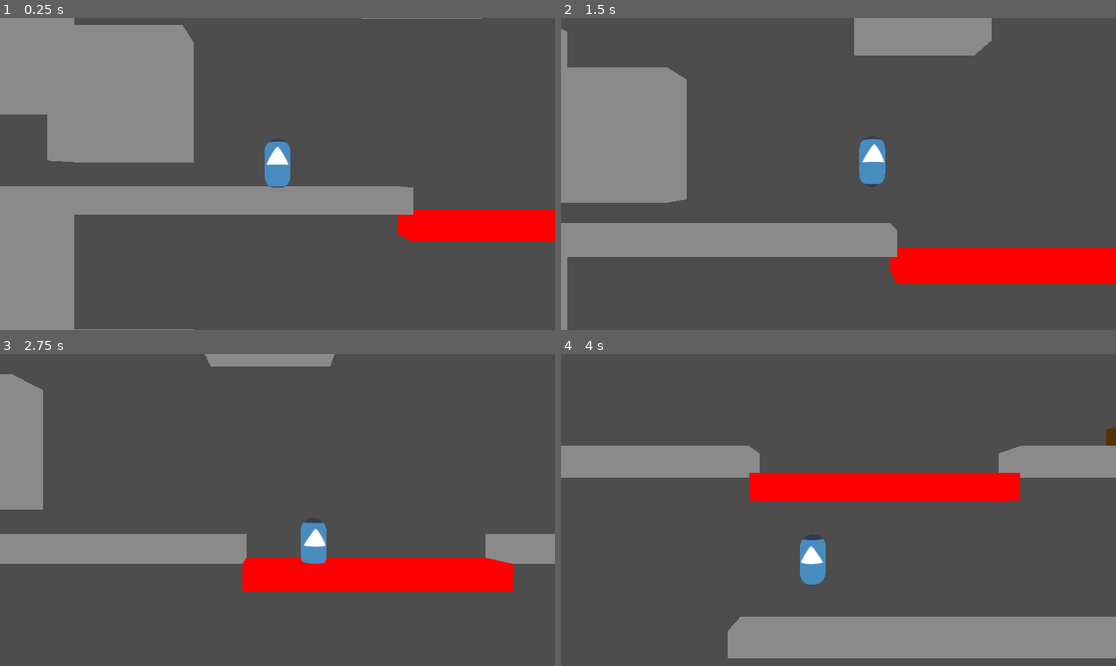
Above: before the commit, frames 1-4 (two rows, left to right).
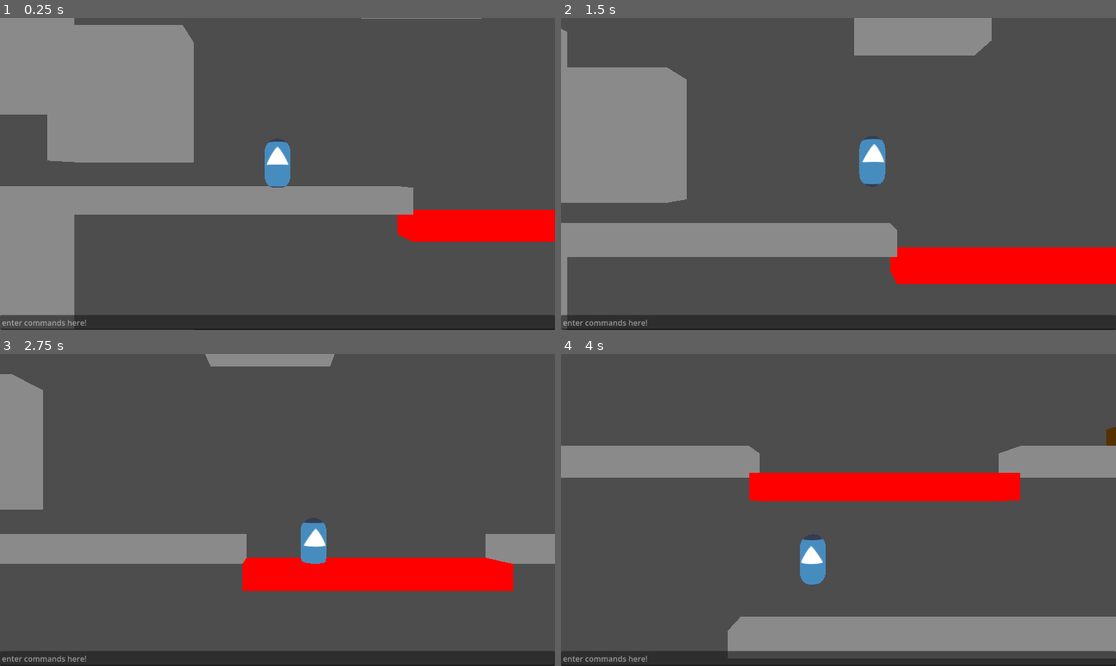
Above: after the commit, the same moments.

Repository: Minish-Link/MVM-31
Game: Godot game, scene res://levels/testing_level.tscn
Same seed, same stepped clock (60 frames per second), same inputs: the game is played once before the commit and once after it. The engine's default icon, where the game draws it, is replaced by a stand-in: a white triangle on a blue panel in a dark square.
Inputs:
- Up to frame 1 (0.25 s): no input
- Up to frame 2 (1.5 s): tap Enter at 0.5 s; hold Right (move_right) 0.53-1.28 s; hold Shift (slide) 0.53-1.28 s; tap Space (jump) at 0.77 s; tap Ctrl at 0.8, 1.35 s; hold Down (move_down) from 1.28 s (still down)
- Up to frame 3 (2.75 s): tap Space (jump) at 1.52 s; tap R at 1.55 s; release Down (move_down) at 2.03 s; hold Right (move_right) from 2.03 s (still down); hold R from 2.03 s (still down); tap I at 2.3 s
- Up to frame 4 (4 s): release Right (move_right) at 2.78 s; release R at 2.78 s; hold Up (move_up) 2.78-3.53 s; tap I at 2.85 s; tap Space (jump) at 3.02, 3.77 s; tap Shift (slide) at 3.05 s; hold Left (move_left) from 3.53 s (still down); hold Ctrl from 3.53 s (still down); tap X (attack) at 3.6 s

The runs differ from the first frame. In frame 1, 4.6% of the frame differs, in the area x 0-100%, y 95-100%; in frame 2, 4.6%; in frame 3, 4.6%; in frame 4, 4.8%.
Error before the commit: Invalid access to property or key 'HealthDepleted' on a base object of type 'Node (HealthComponent)'. (res://objects/environment/breakable_object.gd:9)

Commit message:
Debug command line
Added a text line for entering debug commands
Added help and noclip functions

Removed redundant second reload_current_scene call in debug.gd
Removed key inputs for give and reset commands

Diff:
--- a/objects/environment/breakable_object.gd
+++ b/objects/environment/breakable_object.gd
@@ -6,6 +6,6 @@
 # Called when the node enters the scene tree for the first time.
 func _ready() -> void:
 	if health:
-		health.HealthDepleted.connect(queue_free)
+		health.on_death.connect(queue_free)
 	if hitbox:
 		hitbox.health_component = health
--- a/objects/player/PlayerCharacter.tscn
+++ b/objects/player/PlayerCharacter.tscn
@@ -19,7 +19,8 @@
 [ext_resource type="Script" uid="uid://dxt11slodk5ai" path="res://objects/player/states/grapple.gd" id="15_0ajwu"]
 [ext_resource type="Script" uid="uid://bwnerw0mo0hjj" path="res://objects/player/states/shoot.gd" id="16_4hx4m"]
 [ext_resource type="Script" uid="uid://dohgs4517tf6h" path="res://objects/player/states/hurt.gd" id="17_kuxqi"]
-[ext_resource type="Script" path="res://objects/player/player_debug.gd" id="20_11qm3"]
+[ext_resource type="Script" uid="uid://badexb04ko27r" path="res://objects/player/no_clip.gd" id="18_76nb4"]
+[ext_resource type="Script" uid="uid://c7bvm1q0jio3e" path="res://objects/player/player_debug.gd" id="20_11qm3"]
 
 [sub_resource type="CapsuleShape3D" id="CapsuleShape3D_ski25"]
 radius = 0.45
@@ -65,20 +66,20 @@
 
 [node name="Idle" type="Node" parent="StateMachine" unique_id=1202406028 node_paths=PackedStringArray("allowed_exit_states")]
 script = ExtResource("4_2r7dn")
-allowed_exit_states = [NodePath("../BasicAttack"), NodePath( …(210 unchanged characters)… Path("../Grapple"), NodePath("../Shoot")]
+allowed_exit_states = [NodePath("../BasicAttack"), NodePath( …(210 unchanged characters)… Path("../Grapple"), NodePath("../Shoot"), NodePath("../NoClip")]
 
 [node name="Walk" type="Node" parent="StateMachine" unique_id=482518256 node_paths=PackedStringArray("allowed_exit_states")]
 script = ExtResource("5_id1qo")
-allowed_exit_states = [NodePath("../Idle"), NodePath("../Jump"), NodePath("../Slide"), NodePath("../BasicAttack"), NodePath("../Fall"), NodePath("../Death"), NodePath("../VoidOut"), NodePath("../Hurt"), NodePath("../Shoot"), NodePath("../Grapple")]
+allowed_exit_states = [NodePath("../Idle"), NodePath("../Jump"), NodePath("../Slide"), NodePath("../BasicAttack"), NodePath("../Fall"), NodePath("../Death"), NodePath("../VoidOut"), NodePath("../Hurt"), NodePath("../Shoot"), NodePath("../Grapple"), NodePath("../NoClip")]
 
 [node name="Jump" type="Node" parent="StateMachine" unique_id=321111278 node_paths=PackedStringArray("allowed_exit_states")]
 script = ExtResource("6_uqdnk")
-allowed_exit_states = [NodePath("../Idle"), NodePath("../Walk"), NodePath("../Fall"), NodePath("../BasicAttack"), NodePath("../Death"), NodePath("../VoidOut"), NodePath("../Grapple"), NodePath("../Shoot"), NodePath("../Hurt")]
+allowed_exit_states = [NodePath("../Idle"), NodePath("../Walk"), NodePath("../Fall"), NodePath("../BasicAttack"), NodePath("../Death"), NodePath("../VoidOut"), NodePath("../Grapple"), NodePath("../Shoot"), NodePath("../Hurt"), NodePath("../NoClip")]
 
 [node name="Slide" type="Node" parent="StateMachine" unique_id=2011431557 node_paths=PackedStringArray("allowed_exit_states")]
 script = ExtResource("7_jnw1j")
 SLIDE_ACCELERATION = 2.0
-allowed_exit_states = [NodePath("../Idle"), NodePath("../Walk"), NodePath("../Jump"), NodePath("../Fall"), NodePath("../Hurt"), NodePath("../VoidOut"), NodePath("../Death")]
+allowed_exit_states = [NodePath("../Idle"), NodePath("../Walk"), NodePath("../Jump"), NodePath("../Fall"), NodePath("../Hurt"), NodePath("../VoidOut"), NodePath("../Death"), NodePath("../NoClip")]
 
 [node name="BasicAttack" type="Node" parent="StateMachine" unique_id=823881416 node_paths=PackedStringArray("delay_timer", "cooldown_timer", "exit_timer", "allowed_exit_states")]
 script = ExtResource("8_7t6o0")
@@ -87,7 +88,7 @@
 delay_timer = NodePath("DelayTimer")
 cooldown_timer = NodePath("CooldownTimer")
 exit_timer = NodePath("ExitTimer")
-allowed_exit_states = [NodePath("../Idle"), NodePath("../Walk"), NodePath("../Fall"), NodePath("../Jump"), NodePath("../Hurt"), NodePath("../Death"), NodePath("../VoidOut")]
+allowed_exit_states = [NodePath("../Idle"), NodePath("../Walk"), NodePath("../Fall"), NodePath("../Jump"), NodePath("../Hurt"), NodePath("../Death"), NodePath("../VoidOut"), NodePath("../NoClip")]
 
 [node name="DelayTimer" type="Timer" parent="StateMachine/BasicAttack" unique_id=1899378193]
 one_shot = true
@@ -100,14 +101,14 @@
 
 [node name="Fall" type="Node" parent="StateMachine" unique_id=805685856 node_paths=PackedStringArray("allowed_exit_states")]
 script = ExtResource("9_uqdnk")
-allowed_exit_states = [NodePath("../Idle"), NodePath("../Walk"), NodePath("../BasicAttack"), NodePath("../Death"), NodePath("../VoidOut"), NodePath("../Hurt"), NodePath("../Shoot"), NodePath("../Grapple")]
+allowed_exit_states = [NodePath("../Idle"), NodePath("../Walk"), NodePath("../BasicAttack"), NodePath("../Death"), NodePath("../VoidOut"), NodePath("../Hurt"), NodePath("../Shoot"), NodePath("../Grapple"), NodePath("../NoClip")]
 
 [node name="Death" type="Node" parent="StateMachine" unique_id=1851708392]
 script = ExtResource("10_ceup0")
 
 [node name="Rest" type="Node" parent="StateMachine" unique_id=1453329594 node_paths=PackedStringArray("allowed_exit_states")]
 script = ExtResource("11_kuxqi")
-allowed_exit_states = [NodePath("../Idle"), NodePath("../Hurt"), NodePath("../VoidOut"), NodePath("../Death")]
+allowed_exit_states = [NodePath("../Idle"), NodePath("../Hurt"), NodePath("../VoidOut"), NodePath("../Death"), NodePath("../NoClip")]
 
 [node name="VoidOut" type="Node" parent="StateMachine" unique_id=46147751 node_paths=PackedStringArray("allowed_exit_states")]
 script = ExtResource("12_11qm3")
@@ -115,22 +116,27 @@
 
 [node name="Hack" type="Node" parent="StateMachine" unique_id=1306084150 node_paths=PackedStringArray("allowed_exit_states")]
 script = ExtResource("13_76nb4")
-allowed_exit_states = [NodePath("../Idle"), NodePath("../Hurt"), NodePath("../VoidOut"), NodePath("../Death")]
+allowed_exit_states = [NodePath("../Idle"), NodePath("../Hurt"), NodePath("../VoidOut"), NodePath("../Death"), NodePath("../NoClip")]
 
 [node name="Talk" type="Node" parent="StateMachine" unique_id=355519800 node_paths=PackedStringArray("allowed_exit_states")]
 script = ExtResource("14_28773")
-allowed_exit_states = [NodePath("../Idle"), NodePath("../Hurt"), NodePath("../VoidOut"), NodePath("../Death")]
+allowed_exit_states = [NodePath("../Idle"), NodePath("../Hurt"), NodePath("../VoidOut"), NodePath("../Death"), NodePath("../NoClip")]
 
 [node name="Grapple" type="Node" parent="StateMachine" unique_id=913928586 node_paths=PackedStringArray("allowed_exit_states")]
 script = ExtResource("15_0ajwu")
-allowed_exit_states = [NodePath("../Idle"), NodePath("../Walk"), NodePath("../Jump"), NodePath("../Fall"), NodePath("../Hurt"), NodePath("../VoidOut"), NodePath("../Death")]
+allowed_exit_states = [NodePath("../Idle"), NodePath("../Walk"), NodePath("../Jump"), NodePath("../Fall"), NodePath("../Hurt"), NodePath("../VoidOut"), NodePath("../Death"), NodePath("../NoClip")]
 
 [node name="Shoot" type="Node" parent="StateMachine" unique_id=2141871254 node_paths=PackedStringArray("allowed_exit_states")]
 script = ExtResource("16_4hx4m")
-allowed_exit_states = [NodePath("../Idle"), NodePath("../Walk"), NodePath("../Jump"), NodePath("../Fall"), NodePath("../Death"), NodePath("../VoidOut"), NodePath("../Hurt")]
+allowed_exit_states = [NodePath("../Idle"), NodePath("../Walk"), NodePath("../Jump"), NodePath("../Fall"), NodePath("../Death"), NodePath("../VoidOut"), NodePath("../Hurt"), NodePath("../NoClip")]
 
-[node name="Hurt" type="Node" parent="StateMachine" unique_id=550127653]
+[node name="Hurt" type="Node" parent="StateMachine" unique_id=550127653 node_paths=PackedStringArray("allowed_exit_states")]
 script = ExtResource("17_kuxqi")
+allowed_exit_states = [NodePath("../NoClip"), NodePath("../Idle"), NodePath("../Walk"), NodePath("../Jump"), NodePath("../Fall"), NodePath("../VoidOut"), NodePath("../Death")]
+
+[node name="NoClip" type="Node" parent="StateMachine" unique_id=436181135 node_paths=PackedStringArray("allowed_exit_states")]
+script = ExtResource("18_76nb4")
+allowed_exit_states = [NodePath("../Idle"), NodePath("../Walk"), NodePath("../Jump"), NodePath("../Fall"), NodePath("../Death"), NodePath("../Hurt"), NodePath("../VoidOut")]
 
 [node name="HealthComponent" parent="." unique_id=1758599706 instance=ExtResource("5_3n5ai")]
 
@@ -141,5 +147,20 @@
 unique_name_in_owner = true
 transform = Transform3D(1, 0, 0, 0, 1, 0, 0, 0, 1, 1.75, 0, 0)
 
-[node name="Node3D" type="Node3D" parent="." unique_id=1848797888]
+[node name="Debug" type="Node3D" parent="." unique_id=1848797888]
+visible = false
 script = ExtResource("20_11qm3")
+
+[node name="CommandLine" type="LineEdit" parent="Debug" unique_id=982768073]
+anchors_preset = 12
+anchor_top = 1.0
+anchor_right = 1.0
+anchor_bottom = 1.0
+offset_top = -31.0
+grow_horizontal = 2
+grow_vertical = 0
+size_flags_vertical = 8
+placeholder_text = "enter commands here!"
+
+[connection signal="editing_toggled" from="Debug/CommandLine" to="Debug" method="_on_command_line_editing_toggled"]
+[connection signal="text_submitted" from="Debug/CommandLine" to="Debug" method="_on_line_edit_text_submitted"]
--- /dev/null
+++ b/objects/player/no_clip.gd
@@ -0,0 +1,12 @@
+extends State
+
+func _update(delta: float) -> void:
+	if not PlayerCharacter.noclip_enabled:
+		Transitioned.emit(self, PlayerCharacter.get_next_move_state())
+
+func _enter() -> void:
+	print("entering noclip state")
+	PlayerCharacter.set_collision(false)
+
+func _exit() -> void:
+	PlayerCharacter.set_collision(true)
--- a/objects/player/player_character.gd
+++ b/objects/player/player_character.gd
@@ -22,7 +22,6 @@
 @export var bufferable_inputs: Array[String]
 var input_buffers: Dictionary[String, Timer]
 
-
 var horizontal_input_allowed := true
 var can_fall := true
 var input_dir := Vector2.ZERO
@@ -30,6 +29,14 @@
 var facing_dir := 1.0
 
 var can_attack := true
+
+#debug stuff
+var accepting_player_inputs := true
+var noclip_enabled: bool = false:
+	set(value):
+		noclip_enabled = value
+		if noclip_enabled:
+			state_machine.attempt_force_state_change("noclip")
 
 func _ready() -> void:
 	#state_machine.sm_init(self)
@@ -50,6 +57,11 @@
 		input_buffers[i_name.to_lower()] = new_timer
 
 func _physics_process(delta: float) -> void:
+	if not accepting_player_inputs:
+		return
+	if noclip_enabled:
+		_handle_noclip(delta)
+		return
 	_buffer_all_inputs()
 	_handle_slide()
 	_handle_attack()
@@ -102,6 +114,9 @@
 	move_and_slide()
 
 func _handle_attack() -> void:
+	if not WorldData.has_item("Attack"):
+		return
+
 	if not is_input_buffered("attack"):
 		return
 
@@ -158,3 +173,12 @@
 func _on_take_damage(_damage: float) -> void:
 	if _damage > 0:
 		state_machine.attempt_force_state_change("hurt")
+
+func set_collision(enabled: bool = true) -> void:
+	%CollisionShape3D.disabled = not enabled
+
+func _handle_noclip(delta: float) -> void:
+	input_dir = Input.get_vector("move_left", "move_right", "move_up", "move_down")
+	velocity.x = input_dir.x * current_walk_speed * 2
+	velocity.y = -input_dir.y * current_walk_speed * 2
+	move_and_slide()
--- a/objects/player/player_debug.gd
+++ b/objects/player/player_debug.gd
@@ -1,23 +1,68 @@
 extends Node3D
 class_name DebugStuff
+
+var command_line: LineEdit
+
+var functions := {
+	"give": _give_item,
+	"reset": _reset_level_command,
+	"help": _print_help,
+	"noclip": _toggle_noclip
+}
 
 func _ready() -> void:
 	if not OS.has_feature("debug"):
 		free()
+	else:
+		visible = true
+		command_line = get_node("CommandLine")
 
-func _physics_process(delta: float) -> void:
-	_reset_level_command()
-	_give_item()
+#func _physics_process(delta: float) -> void:
+#	if (Input.is_key_pressed(KEY_F13) and Input.is_joy_button_pressed(0,JOY_BUTTON_BACK)) or (
+#		(Input.is_key_pressed(KEY_CTRL) and Input.is_key_pressed(KEY_R))):
+#		_reset_level_command()
 
-func _reset_level_command():
-	if (Input.is_key_pressed(KEY_F13) and Input.is_joy_button_pressed(0,JOY_BUTTON_BACK)) or (
-		(Input.is_key_pressed(KEY_CTRL) and Input.is_key_pressed(KEY_R))):
-		print("Reset Level Command Activated")
-		print(get_tree().current_scene)
-		print("Reload Outpint: %s" %get_tree().reload_current_scene())
-		get_tree().reload_current_scene()
-		PlayerCharacter.position = Vector3(0,0,0)
+func _print_help(_args: String = "") -> void:
+	print("available commands are: ")
+	for func_name in functions.keys():
+		print(func_name)
 
-func _give_item():
-	if (Input.is_key_pressed(KEY_CTRL) and Input.is_key_pressed(KEY_I)):
-		WorldData.collect_item("Slide")
+func _reset_level_command(_args: String = "") -> void:
+	print("Reset Level Command Activated")
+	print(get_tree().current_scene)
+	print("Reload Outpint: %s" %get_tree().reload_current_scene())
+	#get_tree().reload_current_scene()
+	PlayerCharacter.position = Vector3(0,0,0)
+
+func _give_item(arg: String = "") -> void:
+	if arg == "":
+		push_warning("give command requires an argument")
+		return
+	print("giving %s to the player" % arg)
+	WorldData.collect_item(arg)
+	#if (Input.is_key_pressed(KEY_CTRL) and Input.is_key_pressed(KEY_I)):
+	#	WorldData.collect_item("Slide")
+
+
+func _on_line_edit_text_submitted(new_text: String) -> void:
+	if new_text.is_empty():
+		return
+	var command := new_text.get_slice(" ", 0)
+	if command not in functions.keys():
+		print("%s is not a valid command. type help for a list of commands" % command)
+		command_line.clear()
+		return
+
+	var arguments := ""
+	var space_index := new_text.find(" ")
+	if space_index > 0:
+		arguments = new_text.substr(space_index + 1)
+
+	functions[command].call(arguments)
+	command_line.clear()
+
+func _toggle_noclip(_args: String) -> void:
+	PlayerCharacter.noclip_enabled = not PlayerCharacter.noclip_enabled
+
+func _on_command_line_editing_toggled(toggled_on: bool) -> void:
+	PlayerCharacter.accepting_player_inputs = not toggled_on
Not shown, added: objects/player/no_clip.gd.uid
